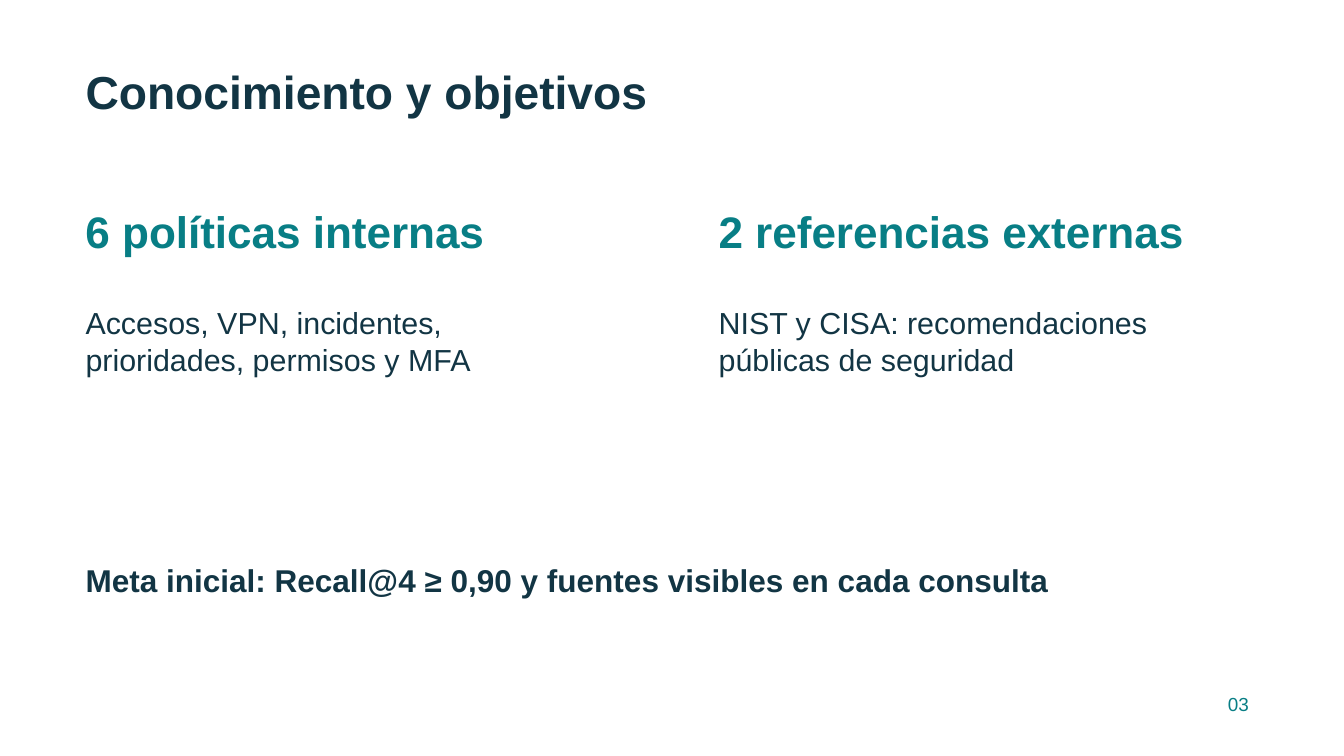
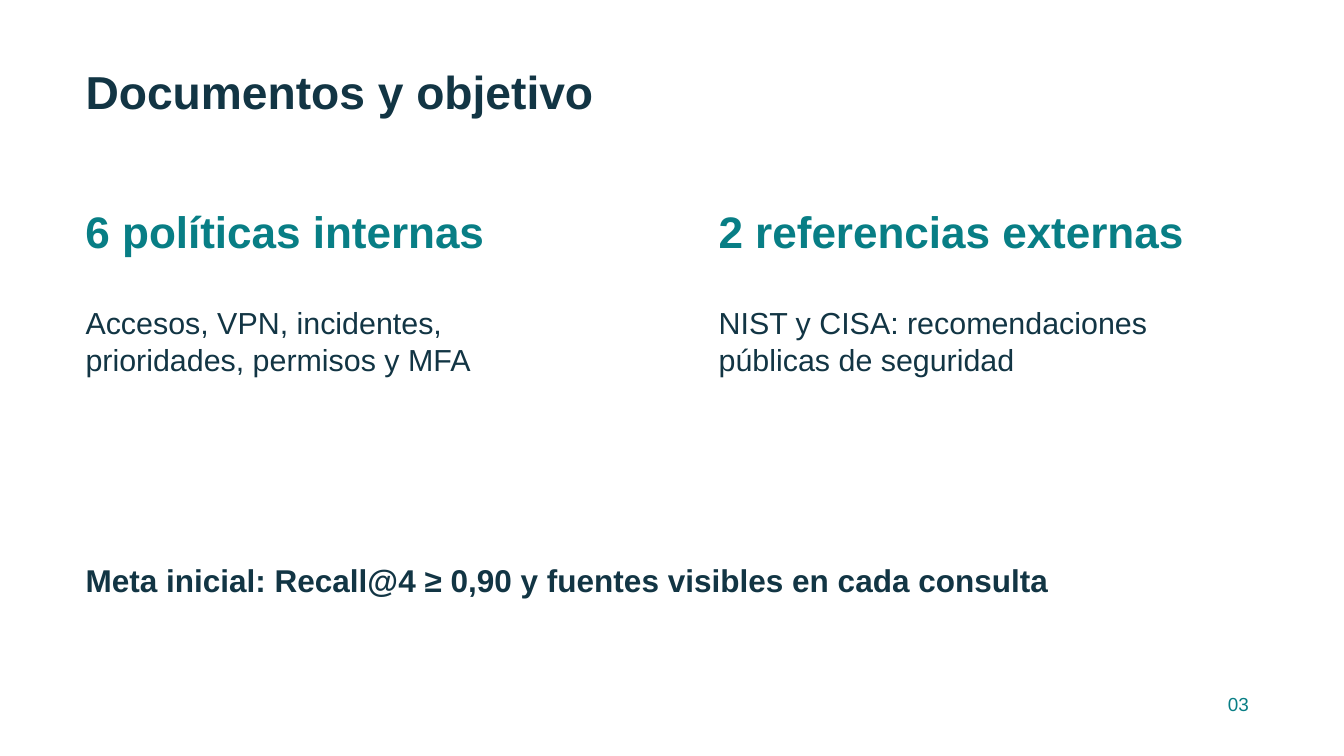
Before and after one commit to Danipez/Nexo-Soporte, a slide deck: slide 3 of entregables/presentacion.pptx. Drawn at 1344x756 pixels with LibreOffice and Linux fonts; fonts in the diff are those of the drawing. Boxes give left, top, right and bottom in pixels: in the first picture for what was removed or moved away, otherwise in the second. Text is boxed around its words. In the diff, an @@ line names an element or a change of style, - is before the commit and + after.

```diff
--- a/entregables/presentacion.pptx
+++ b/entregables/presentacion.pptx
@@ text at (x1=86, y1=75, x2=593, y2=119): text changed @@
-Conocimiento y objetivos
+Documentos y objetivo
```
Also in this commit, not shown: 6 other slides changed, 24 other files.
